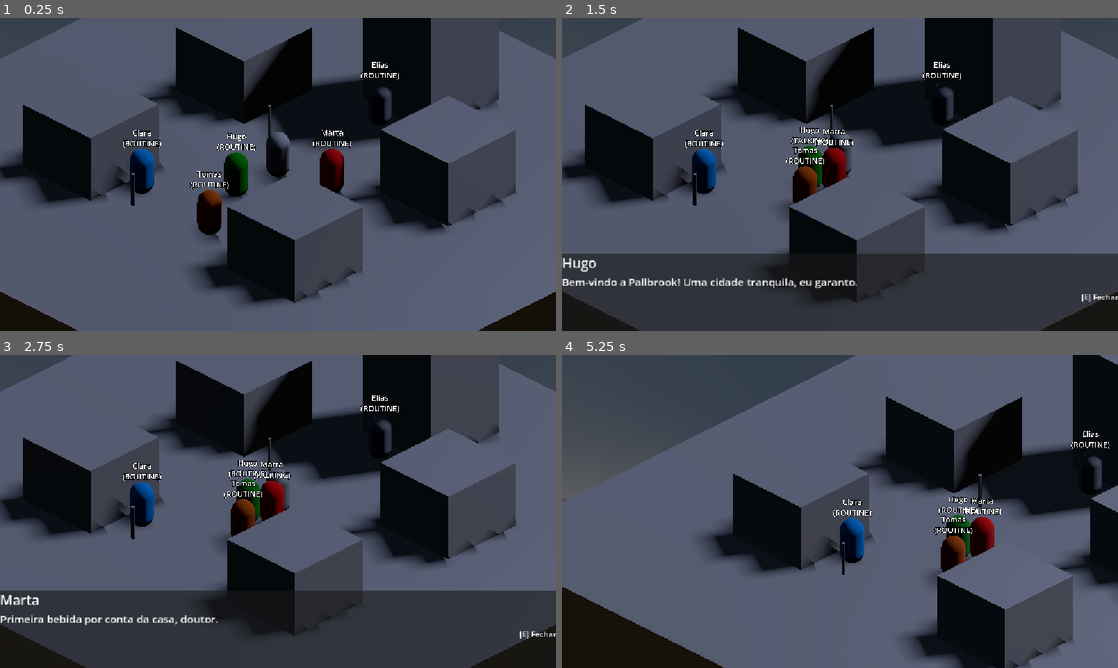
Above: before the commit, frames 1-4 (two rows, left to right).
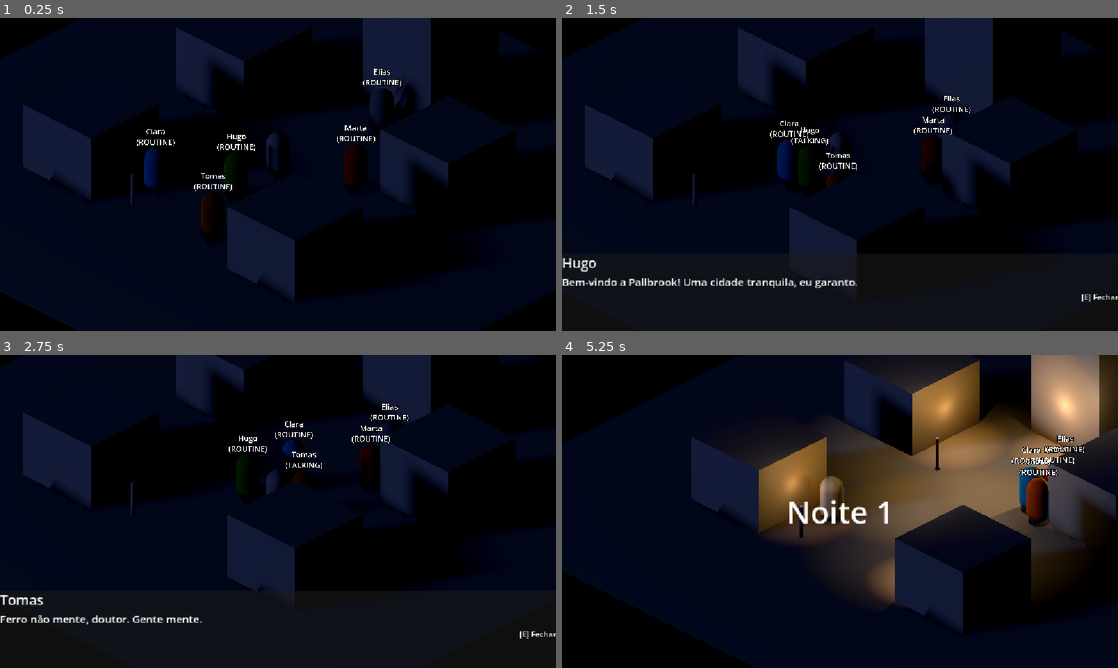
Above: after the commit, the same moments.

Repository: SauloAC/Pallbrook
Game: Godot game, scene res://scenes/mundo/Cidade.tscn
Two runs of this game, one before a commit and one after it. Both use one fixed random seed, a clock stepped at 60 frames per second and the inputs below. The project has no main scene, so this scene is started directly.
Inputs:
- Up to frame 1 (0.25 s): no input
- Up to frame 2 (1.5 s): hold D (move_right) 0.53-1.28 s; hold E (interact) 0.53-1.28 s; tap Tab (notebook, bound only after the commit) at 0.8, 1.35 s; hold S (move_down) from 1.28 s (still down)
- Up to frame 3 (2.75 s): tap E (interact) at 1.55 s; release S (move_down) at 2.03 s; hold D (move_right) from 2.03 s (still down); hold E (interact) from 2.03 s (still down); tap Tab (notebook, bound only after the commit) at 2.3 s
- Up to frame 4 (5.25 s): release D (move_right) at 2.78 s; release E (interact) at 2.78 s; hold W (move_up) 2.78-3.53 s; tap Tab (notebook, bound only after the commit) at 2.85, 3.8, 4.35 s; tap E (interact) at 3.05, 4.55 s; hold E (interact) 3.53-4.28 s; hold A (move_left) 3.53-5.03 s; hold S (move_down) from 5.03 s (still down); hold E (interact) from 5.03 s (still down)

The runs differ from the first frame. In frame 1, 87% of the frame differs, in the area x 0-100%, y 0-100%; in frame 2, 86%; in frame 3, 83%; in frame 4, 88%.

Commit message:
Pistas, exame de corpos e caderno

Diff:
--- a/autoload/GameState.gd
+++ b/autoload/GameState.gd
@@ -7,6 +7,13 @@
 var collapsed_in_street := false   # Used by the morning summary later
 var in_dialogue := false
 var vampire_name := ""
+var clues: Array[String] = []
+
+func add_clue(text: String) -> void:
+	if text in clues:
+		return  # No duplicates
+	clues.append(text)
+	EventBus.clue_found.emit(text)
 
 func start_night() -> void:
 	night_events.clear()
--- a/data/npcs/clara.tres
+++ b/data/npcs/clara.tres
@@ -16,4 +16,5 @@
 })
 home = "Casa1"
 dialogue_lines = Array[String](["Estou costurando um vestido novo. Para um enterro, infelizmente.", "Não saio depois que escurece. Ninguém deveria."])
+clue_trait = "fiapos de linha"
 metadata/_custom_type_script = "uid://dl651qayo3ngb"
--- a/data/npcs/hugo.tres
+++ b/data/npcs/hugo.tres
@@ -16,4 +16,5 @@
 })
 home = "Casa2"
 dialogue_lines = Array[String](["Bem-vindo a Pallbrook! Uma cidade tranquila, eu garanto.", "Se ouvir boatos, ignore. O povo daqui adora uma história."])
+clue_trait = "tinta de carimbo"
 metadata/_custom_type_script = "uid://dl651qayo3ngb"
--- a/data/npcs/marta.tres
+++ b/data/npcs/marta.tres
@@ -13,4 +13,5 @@
 })
 home = "Taverna"
 dialogue_lines = Array[String](["Primeira bebida por conta da casa, doutor.", "Ouvi passos no telhado ontem. Gatos, deve ser… gatos."])
+clue_trait = "manchas de vinho"
 metadata/_custom_type_script = "uid://dl651qayo3ngb"
--- a/data/npcs/padre.tres
+++ b/data/npcs/padre.tres
@@ -16,4 +16,5 @@
 })
 home = "Igreja"
 dialogue_lines = Array[String](["Que Deus o proteja, doutor. As noites aqui andam longas demais.", "Rezo por esta cidade todas as manhãs. Ultimamente, rezo mais."])
+clue_trait = "cera de vela"
 metadata/_custom_type_script = "uid://dl651qayo3ngb"
--- a/data/npcs/tomas.tres
+++ b/data/npcs/tomas.tres
@@ -15,4 +15,5 @@
 })
 home = "Casa2"
 dialogue_lines = Array[String](["Ferro não mente, doutor. Gente mente.", "Martelo o dia todo. À noite, durmo pesado… ou quase."])
+clue_trait = "fuligem de forja"
 metadata/_custom_type_script = "uid://dl651qayo3ngb"
--- a/project.godot
+++ b/project.godot
@@ -55,6 +55,11 @@
 "events": [Object(InputEventKey,"resource_local_to_scene":false,"resource_name":"","device":16,"window_id":0,"alt_press …(190 unchanged characters)…
 ]
 }
+notebook={
+"deadzone": 0.2,
+"events": [Object(InputEventKey,"resource_local_to_scene":false,"resource_name":"","device":-1,"window_id":0,"alt_pressed":false,"shift_pressed":false,"ctrl_pressed":false,"meta_pressed":false,"pressed":false,"keycode":0,"physical_keycode":4194306,"key_label":0,"unicode":0,"location":0,"echo":false,"script":null)
+]
+}
 
 [physics]
 
--- a/scenes/mundo/Cidade.tscn
+++ b/scenes/mundo/Cidade.tscn
@@ -17,6 +17,7 @@
 [ext_resource type="Resource" uid="uid://dyclkhngaj7bu" path="res://data/npcs/tomas.tres" id="14_mequr"]
 [ext_resource type="Resource" uid="uid://b32sbhwo8rmh6" path="res://data/npcs/hugo.tres" id="15_ervra"]
 [ext_resource type="Script" uid="uid://dly1apg7e36vd" path="res://scripts/ui/DialogueBox.gd" id="16_fm4th"]
+[ext_resource type="Script" uid="uid://c4hmcrjf3pqp1" path="res://scripts/ui/Notebook.gd" id="18_mequr"]
 
 [sub_resource type="ProceduralSkyMaterial" id="ProceduralSkyMaterial_tslrp"]
 sky_horizon_color = Color(0.66224277, 0.6717428, 0.6867428, 1)
@@ -82,6 +83,13 @@
 corner_radius_top_right = 8
 corner_radius_bottom_right = 8
 corner_radius_bottom_left = 8
+
+[sub_resource type="StyleBoxFlat" id="StyleBoxFlat_mequr"]
+content_margin_left = 30.0
+content_margin_top = 30.0
+content_margin_right = 30.0
+content_margin_bottom = 30.0
+bg_color = Color(0.050980393, 0.05882353, 0.101960786, 0.9019608)
 
 [node name="Cidade" type="Node3D" unique_id=917760355]
 
@@ -351,6 +359,42 @@
 text = "[E] Fechar"
 horizontal_alignment = 2
 
+[node name="Notebook" type="CanvasLayer" parent="UI" unique_id=1241914915]
+script = ExtResource("18_mequr")
+
+[node name="Panel" type="PanelContainer" parent="UI/Notebook" unique_id=980850445]
+custom_minimum_size = Vector2(700, 450)
+anchors_preset = 8
+anchor_left = 0.5
+anchor_top = 0.5
+anchor_right = 0.5
+anchor_bottom = 0.5
+offset_left = -350.0
+offset_top = -225.0
+offset_right = 350.0
+offset_bottom = 225.0
+grow_horizontal = 2
+grow_vertical = 2
+theme_override_styles/panel = SubResource("StyleBoxFlat_mequr")
+
+[node name="VBox" type="VBoxContainer" parent="UI/Notebook/Panel" unique_id=601996959]
+layout_mode = 2
+
+[node name="Title" type="Label" parent="UI/Notebook/Panel/VBox" unique_id=827428489]
+layout_mode = 2
+
+[node name="Scroll" type="ScrollContainer" parent="UI/Notebook/Panel/VBox" unique_id=363098160]
+custom_minimum_size = Vector2(0, 320)
+layout_mode = 2
+
+[node name="Entries" type="Label" parent="UI/Notebook/Panel/VBox/Scroll" unique_id=158738055]
+custom_minimum_size = Vector2(640, 0)
+layout_mode = 2
+autowrap_mode = 2
+
+[node name="Hint" type="Label" parent="UI/Notebook/Panel/VBox" unique_id=13740183]
+layout_mode = 2
+
 [node name="Locations" type="Node3D" parent="." unique_id=188944316]
 
 [node name="Clinica" type="Marker3D" parent="Locations" unique_id=1795279392 groups=["locations"]]
--- a/scripts/cycle/DayNightCycle.gd
+++ b/scripts/cycle/DayNightCycle.gd
@@ -2,8 +2,8 @@
 
 @export var sun: DirectionalLight3D
 @export var world_environment: WorldEnvironment
-@export var seconds_per_hour := 60.0
-@export var start_hour := 8.0
+@export var seconds_per_hour := 3.0
+@export var start_hour := 19.0
 @export var day_start_hour := 6.0
 @export var night_start_hour := 20.0
 @export var exhaustion_start_hour := 0.0
--- a/scripts/cycle/VampireDirector.gd
+++ b/scripts/cycle/VampireDirector.gd
@@ -1,5 +1,6 @@
 extends Node
-@export_range(0.0, 1.0) var servant_chance := 0.35
+@export_range(0.0, 1.0) var servant_chance := 0.0
+@export_range(0.0, 1.0) var clue_reliability := 0.75  # Chance the trace points to the real vampire
 
 # Picks the secret vampire and decides what they do each night
 
@@ -44,7 +45,22 @@
 		victim.make_servant()
 		GameState.add_night_event("Durante a noite, um vulto foi visto perto da casa de %s." % victim_name)
 		print("[DEBUG] %s became a servant" % victim_name)
+		GameState.add_clue("Manhã do Dia %d: um vulto foi visto perto da casa de %s." % [GameState.day, victim_name])
 	else:
-		victim.die()
-		GameState.add_night_event("%s foi encontrado sem vida na porta de casa." % victim_name)
+		victim.die(_pick_trace(victim))
+		GameState.add_night_event("%s amanheceu sem vida na porta de casa." % victim_name)
+		GameState.add_clue("Manhã do Dia %d: %s morreu durante a noite." % [GameState.day, victim_name])
 		EventBus.npc_died.emit(victim_name)
+
+
+func _pick_trace(victim) -> String:
+	if randf() < clue_reliability:
+		return vampire.data.clue_trait  # The real trace
+	# Misleading trace: someone innocent (never the victim)
+	var others := []
+	for npc in get_tree().get_nodes_in_group("npcs"):
+		if npc != vampire and npc != victim:
+			others.append(npc)
+	if others.is_empty():
+		return vampire.data.clue_trait
+	return others.pick_random().data.clue_trait
--- a/scripts/npc/NPC.gd
+++ b/scripts/npc/NPC.gd
@@ -13,6 +13,8 @@
 var highlighted := false
 var line_index := 0
 var is_servant := false
+var examined := false
+var body_trace := ""
 
 @onready var mesh: MeshInstance3D = $MeshInstance3D
 @onready var collision: CollisionShape3D = $CollisionShape3D
@@ -79,7 +81,8 @@
 	return state != State.DEAD
 
 
-func die() -> void:
+func die(trace: String = "") -> void:
+	body_trace = trace
 	set_state(State.DEAD)
 
 func _set_present(present: bool) -> void:
@@ -95,10 +98,13 @@
 		text += " [SERVO]"  # Debug only
 	if highlighted and state == State.ROUTINE:
 		text += "\n[E] Falar"
+	elif highlighted and state == State.DEAD and not examined:
+		text += "\n[E] Examinar"
 	name_label.text = text
 
 func can_talk() -> bool:
-	return state == State.ROUTINE
+	# Talk to the living, examine the dead (once)
+	return state == State.ROUTINE or (state == State.DEAD and not examined)
 
 
 func set_highlighted(value: bool) -> void:
@@ -109,6 +115,11 @@
 
 
 func talk(player: Node3D) -> void:
+	# Dead bodies are examined, not talked to (must come BEFORE any state change)
+	if state == State.DEAD:
+		_examine_body()
+		return
+
 	set_state(State.TALKING)
 	# Turn to face the doctor (ignore height so we don't tilt)
 	look_at(Vector3(player.global_position.x, global_position.y, player.global_position.z))
@@ -119,6 +130,8 @@
 		# Go through the lines in order, looping back to the start
 		line = data.dialogue_lines[line_index % data.dialogue_lines.size()]
 		line_index += 1
+	if data:
+		GameState.add_clue("%s disse: \"%s\"" % [data.npc_name, line])
 	EventBus.dialogue_started.emit(data.npc_name if data else String(name), line)
 
 
@@ -263,3 +276,12 @@
 			return
 	await get_tree().create_timer(0.2).timeout
 	_pick_random_destination()
+
+
+func _examine_body() -> void:
+	examined = true
+	_update_label()
+	var trace := body_trace if body_trace != "" else "nada de incomum"
+	var text := "Marcas de mordida no pescoço. Na roupa, vestígios de %s." % trace
+	GameState.add_clue("Corpo de %s: %s" % [data.npc_name, text])
+	EventBus.dialogue_started.emit("Corpo de %s" % data.npc_name, text)
--- a/scripts/npc/NPCData.gd
+++ b/scripts/npc/NPCData.gd
@@ -10,3 +10,4 @@
 @export var schedule: Dictionary[int, String] = {}  # hour -> location name
 @export var home: String = ""  # Location name where this NPC sleeps
 @export var dialogue_lines: Array[String] = []  # One is picked at random each time
+@export var clue_trait: String = ""  # Trace this person leaves behind, e.g. "fuligem de forja"
--- a/scripts/ui/MorningSummary.gd
+++ b/scripts/ui/MorningSummary.gd
@@ -14,6 +14,9 @@
 		return
 	# Wait for the "Dia X" banner to finish before showing the summary
 	await get_tree().create_timer(4.5).timeout
+		# Don't open on top of an open dialogue
+	while GameState.in_dialogue:
+		await get_tree().process_frame
 	_show_summary()
 
 func _show_summary() -> void:
--- /dev/null
+++ b/scripts/ui/Notebook.gd
@@ -0,0 +1,33 @@
+extends CanvasLayer
+
+
+@onready var panel: Control = $Panel
+@onready var entries: Label = $Panel/VBox/Scroll/Entries
+
+func _ready() -> void:
+	process_mode = Node.PROCESS_MODE_ALWAYS  # Must work while the game is paused
+	panel.visible = false
+
+
+func _input(event: InputEvent) -> void:
+	if not event.is_action_pressed("notebook"):
+		return
+	if panel.visible:
+		_close()
+	elif not GameState.in_dialogue and not get_tree().paused:
+		_open()
+	get_viewport().set_input_as_handled()
+
+
+func _open() -> void:
+	if GameState.clues.is_empty():
+		entries.text = "Nenhuma pista ainda."
+	else:
+		entries.text = "• " + "\n\n• ".join(PackedStringArray(GameState.clues))
+	panel.visible = true
+	get_tree().paused = true  # Time stops while reading
+
+
+func _close() -> void:
+	panel.visible = false
+	get_tree().paused = false
Not shown, added: scripts/ui/Notebook.gd.uid
